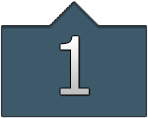
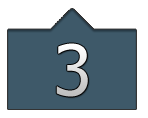
Layered file, before and after one edit (w=148, h=118). Changes by layer:
renamed "1" to "3", painted on it over <box>56,36,89,97</box>
painted on "Layer 3" over <box>2,2,146,116</box>
